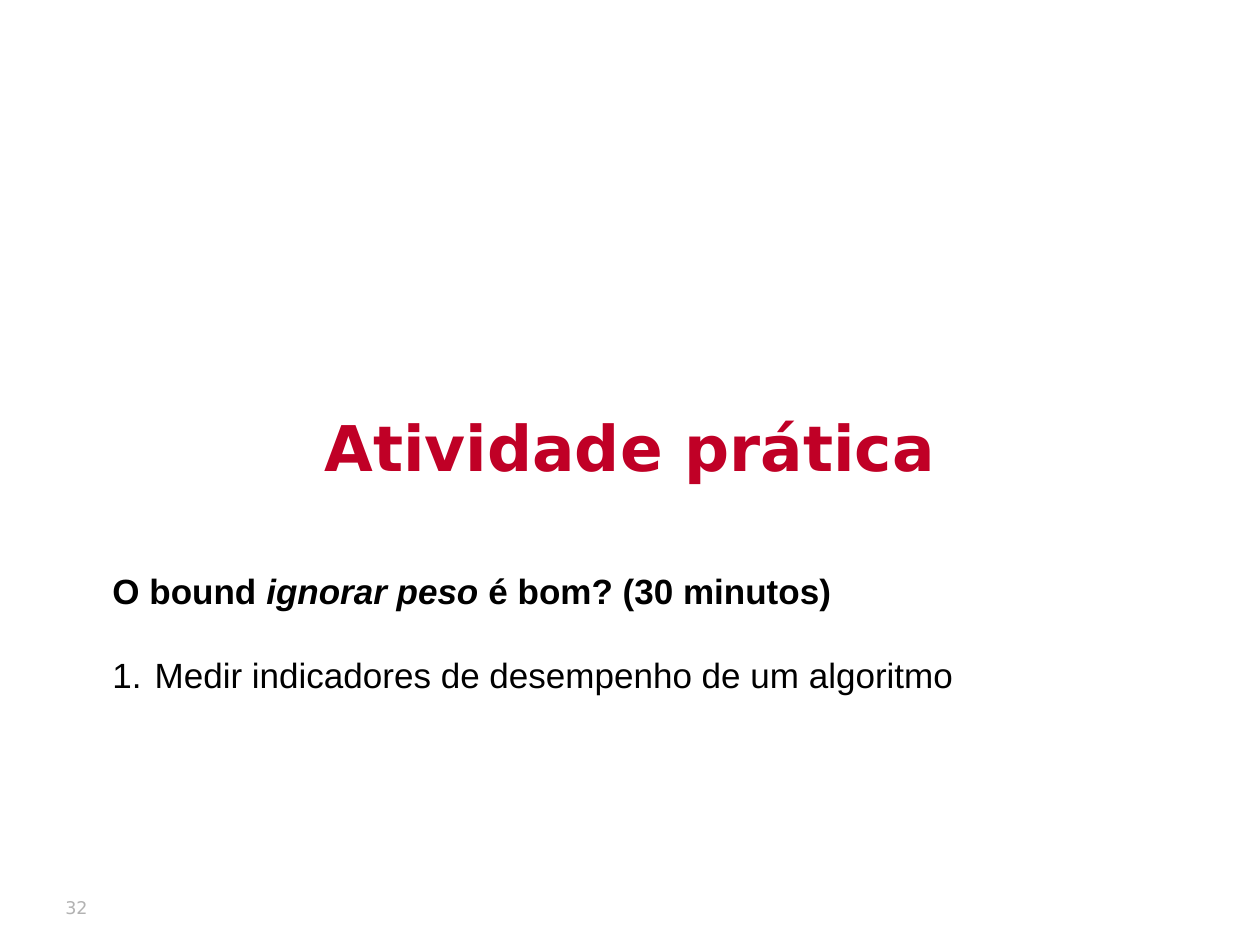
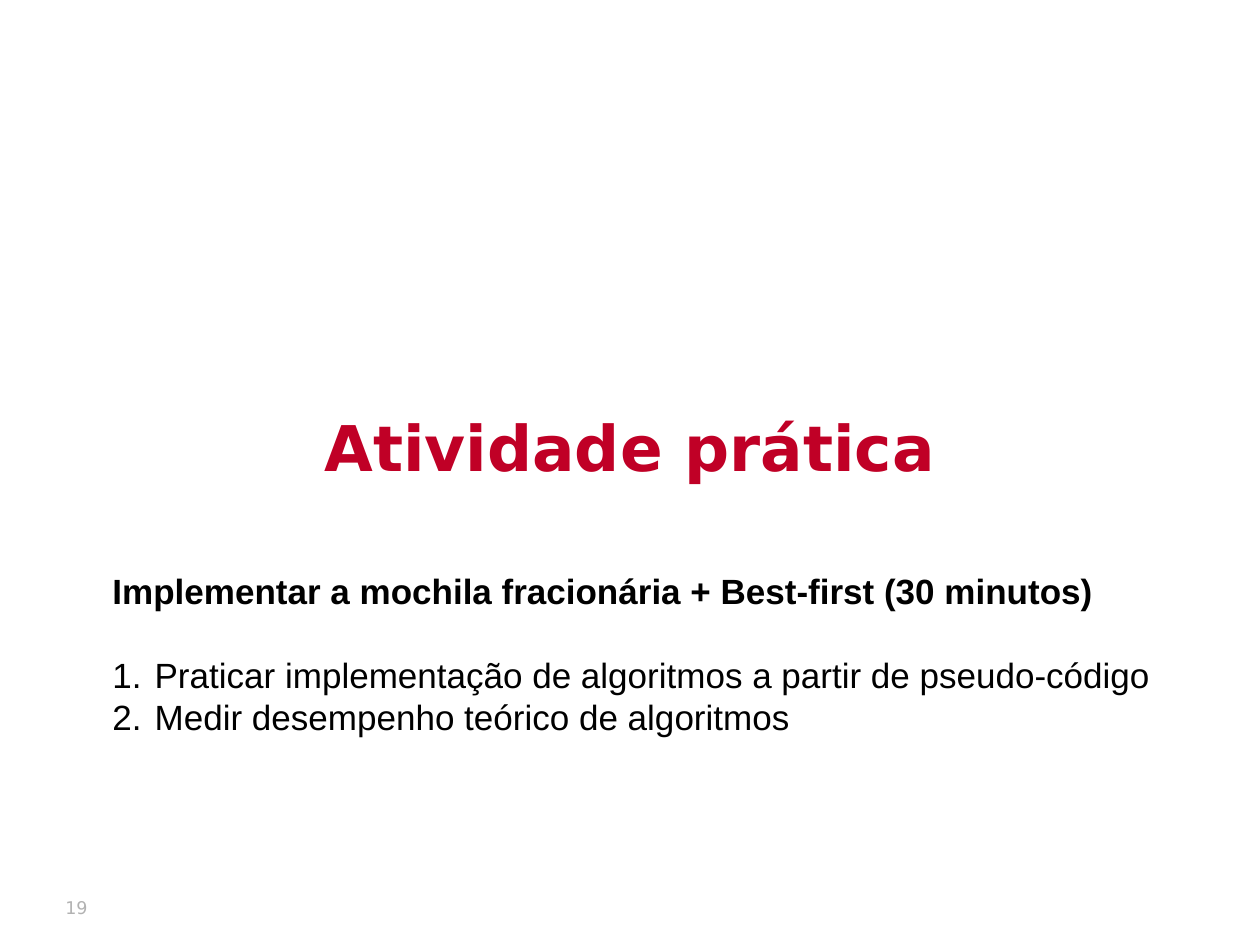
Before and after one commit to thalials/supercomp, a slide deck: slide 19 of aulas/10-branch-and-bound-II/slides.pptx (slide 32 before the commit). Drawn at 1260x945 pixels with LibreOffice and Linux fonts; fonts in the diff are those of the drawing; background and template pictures are left out. Boxes give left, top, right and bottom in pixels: in the first picture for what was removed or moved away, otherwise in the second. Text is boxed around its words. In the diff, an @@ line names an element or a change of style, - is before the commit and + after.

```diff
--- a/aulas/10-branch-and-bound-II/slides.pptx
+++ b/aulas/10-branch-and-bound-II/slides.pptx
@@ text at bbox=[112, 578, 1150, 737]: text changed @@
-O bound ignorar peso é bom? (30 minutos)
-1. Medir indicadores de desempenho de um algoritmo
+Implementar a mochila fracionária + Best-first (30 minutos)
+1. Praticar implementação de algoritmos a partir de pseudo-código
+2. Medir desempenho teórico de algoritmos
@@ page number at bbox=[65, 901, 87, 914]: text changed @@
-32
+19
```
Also in this commit, not shown: 4 other slides changed, 5 slides added, 18 slides removed, 27 other files.
